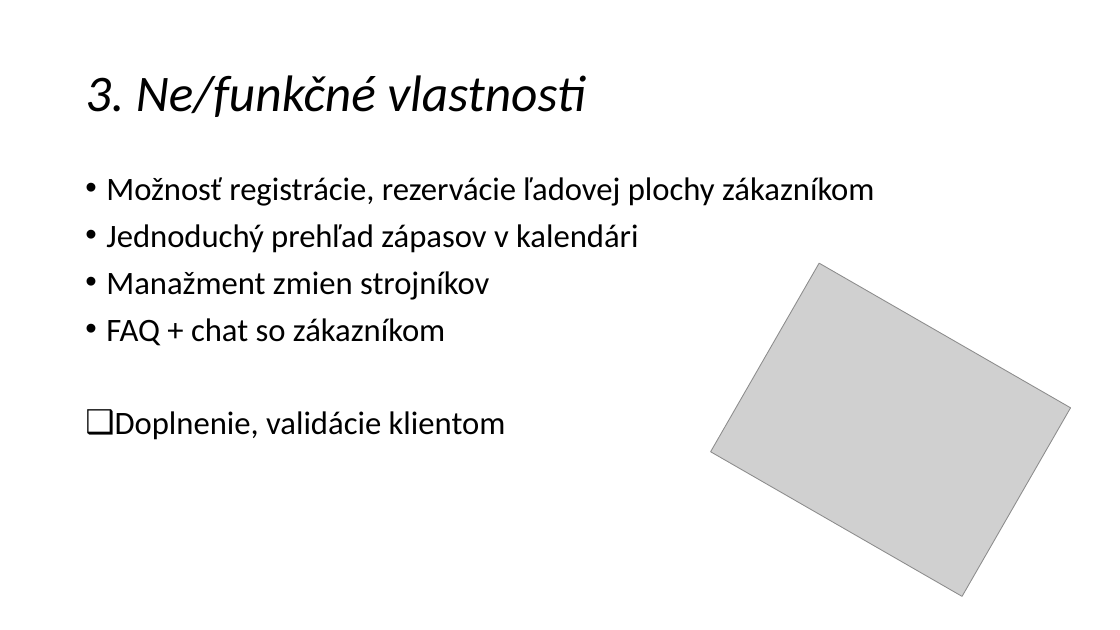
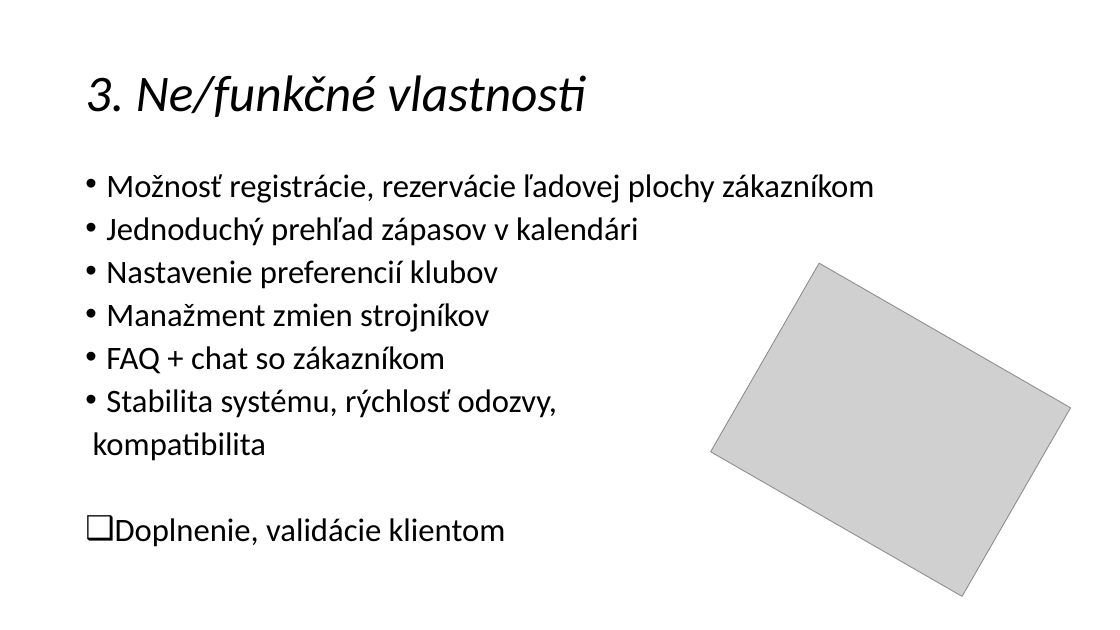
Before and after one commit to PavolGrofcik/PSI, a slide deck: slide 4 of PPT 3.pptx. Drawn at 1120x630 pixels with LibreOffice and Linux fonts; fonts in the diff are those of the drawing; grey boxes stand for pictures. Boxes give left, top, right and bottom in pixels: in the first picture for what was removed or moved away, otherwise in the second. Text is boxed around its words. In the diff, an @@ line names an element or a change of style, - is before the commit and + after.

```diff
--- a/PPT 3.pptx
+++ b/PPT 3.pptx
@@ text at box(106, 174, 874, 547): line spacing 0.9 to 0.8 @@
@@ text at box(106, 260, 498, 289): paragraph added @@
+• Nastavenie preferencií klubov
@@ text at box(93, 389, 557, 461): paragraphs added @@
+• Stabilita systému, rýchlosť odozvy,
+kompatibilita
```
Also in this commit, not shown: 1 other file.
